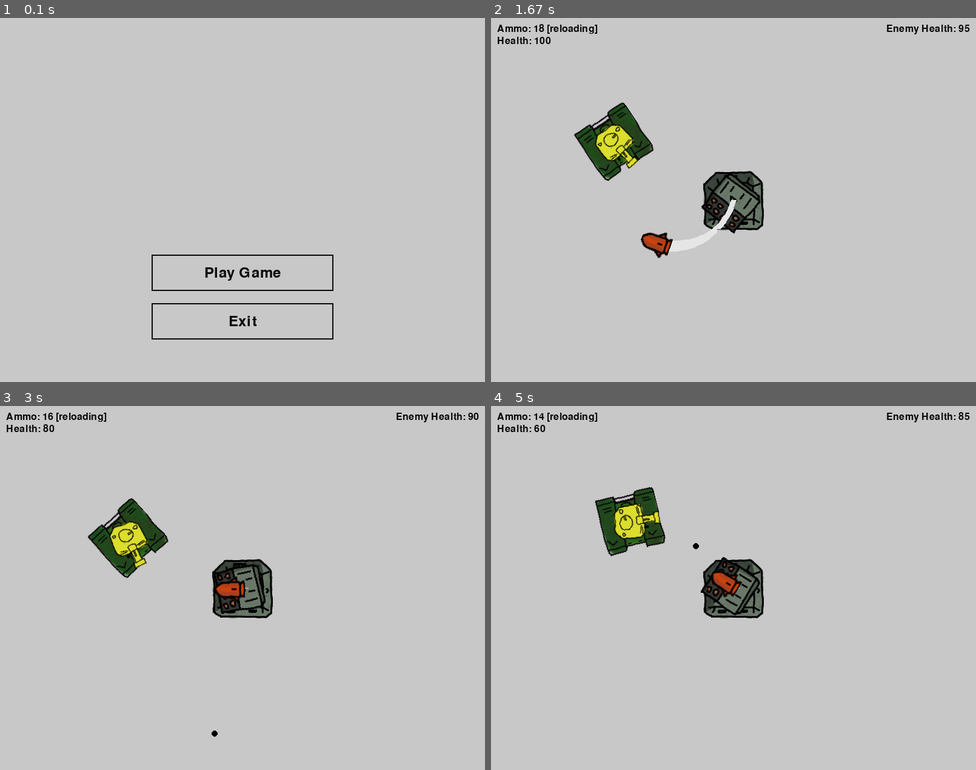
Above: before the commit, frames 1-4 (two rows, left to right).
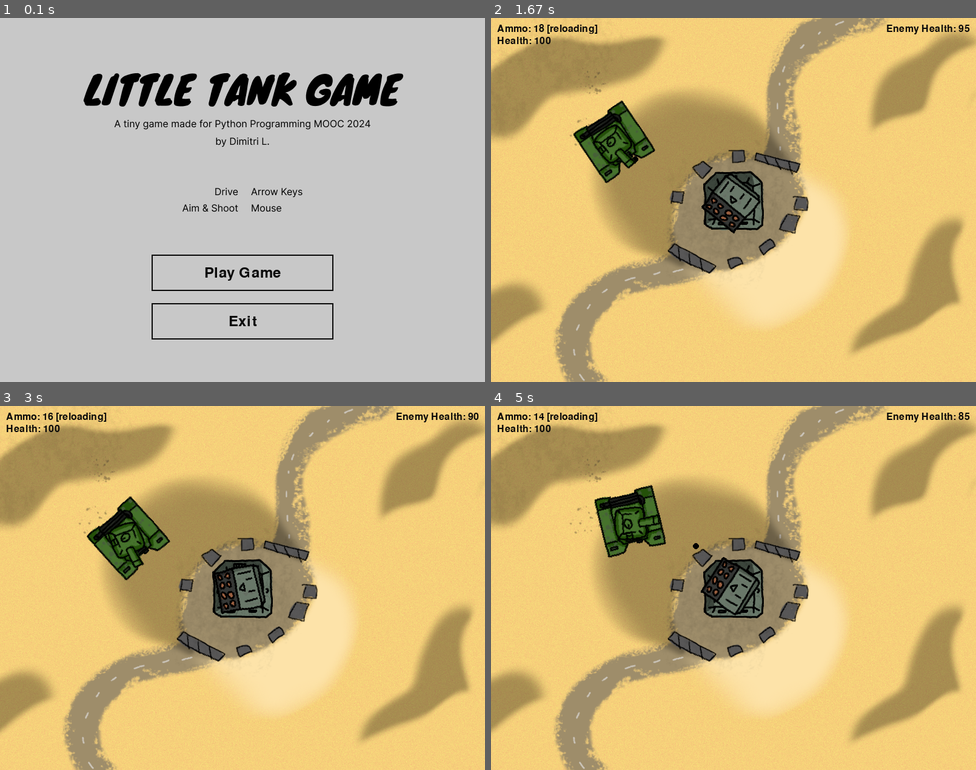
Above: after the commit, the same moments.

Repository: dimalei/pygame_sketchbook
Game: pygame game, started from gamepy_vectormath/main.py
Same seed, same stepped clock (60 frames per second), same inputs: the game is played once before the commit and once after it.
Inputs (mouse positions are in pixels of both pictures, inside the frame that each line leads up to):
- Up to frame 1 (0.1 s): no input
- Up to frame 2 (1.67 s): click "Play Game" at 0.38 s; click (888, 189) at 0.72 s; hold Right 1-1.47 s; click (733, 221) at 1.08 s; hold Up from 1.5 s (still down); click (617, 203) at 1.58 s
- Up to frame 3 (3 s): release Up at 1.8 s; hold Right 1.83-2.3 s; click (291, 668) at 1.92 s; hold Left 2.33-2.87 s; click (92, 675) at 2.42 s; hold Down from 2.9 s (still down); click (315, 460) at 2.98 s
- Up to frame 4 (5 s): release Down at 3.2 s; hold Left 3.23-3.63 s; click (912, 715) at 3.32 s; hold Up 3.67-4.03 s; click (791, 620) at 3.75 s; hold Right 4.07-4.7 s; click (743, 464) at 4.15 s; hold Down from 4.73 s (still down); click (617, 515) at 4.82 s

The runs differ from the first frame. In frame 1, 4.4% of the frame differs, in the area x 17-84%, y 14-54%; in frame 2, 98%; in frame 3, 98%, in the area x 0-100%, y 0-100%; in frame 4, 98%.

Commit message:
added menu

Diff:
--- a/gamepy_vectormath/enemies.py
+++ b/gamepy_vectormath/enemies.py
@@ -12,7 +12,7 @@
         self.base = pygame.image.load("rocket_pod_base.png")
         self.tower = pygame.image.load("rocket_pod_tower.png")
         self.heading = pygame.math.Vector2(0, 1)
-        self.timer = 30
+        self.timer = 90
         self.collection = collection
         self.target = target
         self.health = 100
--- a/gamepy_vectormath/main.py
+++ b/gamepy_vectormath/main.py
@@ -9,6 +9,7 @@
     def __init__(self, window: pygame.Surface, clock: pygame.time.Clock) -> bool:
         self.window = window
         self.clock = clock
+        self.arena = pygame.image.load("arena.png")
         self.player = TankController(Tank())
         self.projectiles = ProjectileCollection()
         self.enemy = RocketPod(pygame.math.Vector2(
@@ -54,6 +55,7 @@
 
     def render(self):
         self.window.fill((200, 200, 200))
+        self.window.blit(self.arena, (0,0))
 
         self.enemy.draw(self.window)
         self.crates.draw(self.window)
@@ -87,7 +89,6 @@
         pygame.draw.rect(window, color, self.shape, width=2)
         window.blit(text, self.shape.center - offset)
 
-
     def update(self):
         if self.shape.collidepoint(pygame.mouse.get_pos()):
             self.hover = True
@@ -104,14 +105,16 @@
         if self.shape.collidepoint(pygame.mouse.get_pos()):
             self.pressed = True
 
+
 class Application:
     def __init__(self) -> None:
         pygame.init()
         self.clock = pygame.time.Clock()
         self.window = pygame.display.set_mode((800, 600))
+        self.bg = pygame.image.load("menu.png")
         self.buttons = {
             "play": Button("Play Game", pos_y=420),
-            "exit": Button("Exit", pos_y= 500)
+            "exit": Button("Exit", pos_y=500)
         }
 
     def run(self):
@@ -135,10 +138,9 @@
                 for i, b in self.buttons.items():
                     b.click()
 
-
-
     def render(self):
         self.window.fill((200, 200, 200))
+        self.window.blit(self.bg, (0,0))
 
         for i, b in self.buttons.items():
             b.draw(self.window)
Binary file added: gamepy_vectormath/arena.png
Binary file changed: gamepy_vectormath/body.png
Binary file added: gamepy_vectormath/menu.png
Binary file changed: gamepy_vectormath/tower.png
Not shown, added: gamepy_vectormath/gfx_src/arena.xcf
Not shown, changed: gamepy_vectormath/gfx_src/crate.xcf
Not shown, changed: gamepy_vectormath/gfx_src/health.xcf
Not shown, changed: gamepy_vectormath/gfx_src/no2.xcf
Not shown, changed: gamepy_vectormath/gfx_src/rocket.xcf
Not shown, changed: gamepy_vectormath/gfx_src/rocket_pod.xcf
Not shown, added: gamepy_vectormath/gfx_src/tank2.xcf
